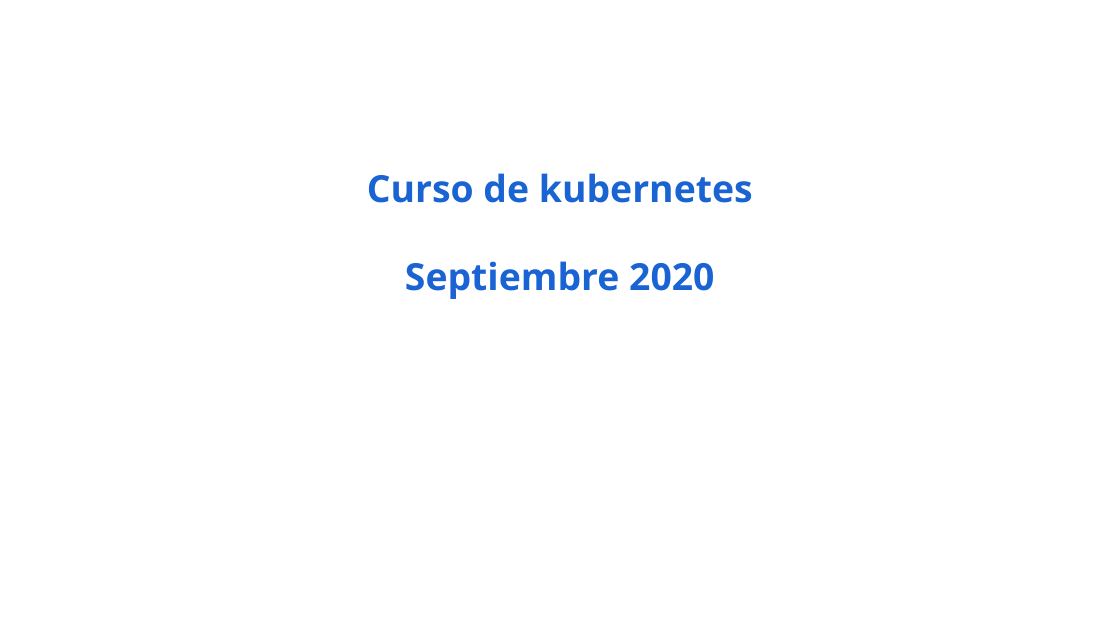
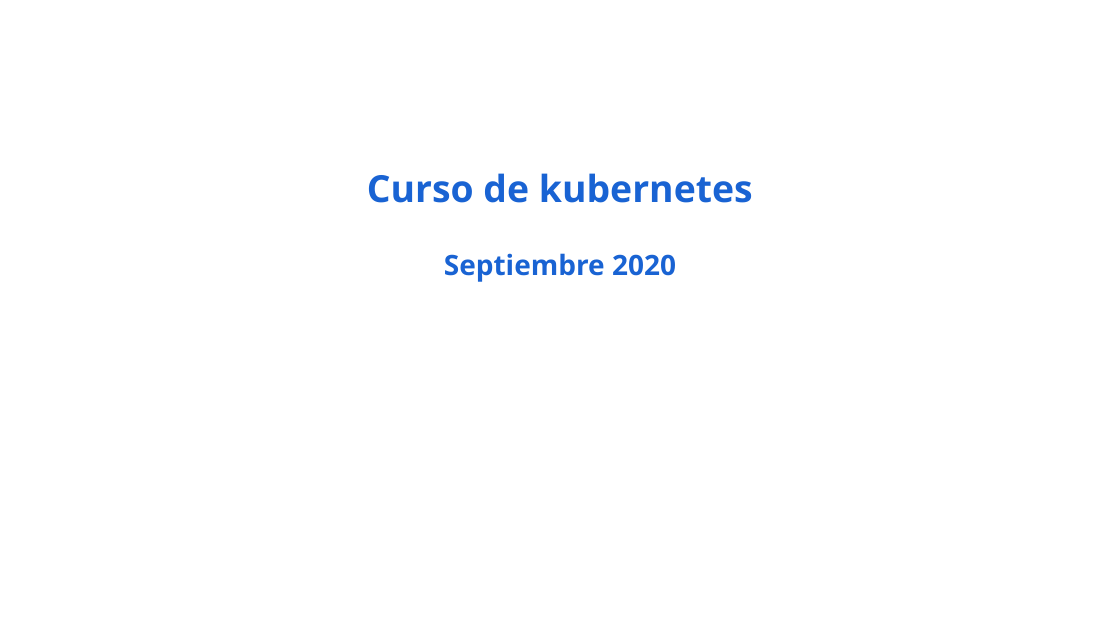
Before and after one commit to iesgn/curso_kubernetes_2020, a slide deck: slide 1 of unidad1/01-despliegue_aplic_contenedores.odp. Drawn at 1120x630 pixels with LibreOffice and Linux fonts; fonts in the diff are those of the drawing. Boxes give left, top, right and bottom in pixels: in the first picture for what was removed or moved away, otherwise in the second. Text is boxed around its words. In the diff, an @@ line names an element or a change of style, - is before the commit and + after.

```diff
--- a/unidad1/01-despliegue_aplic_contenedores.odp
+++ b/unidad1/01-despliegue_aplic_contenedores.odp
@@ text at <box>444,253,676,282</box>: size 32 to 24 pt in "Septiembre 2020" @@
```
Also in this commit, not shown: 10 other slides changed, 21 slides added, 1 slide removed, 1 other file.
